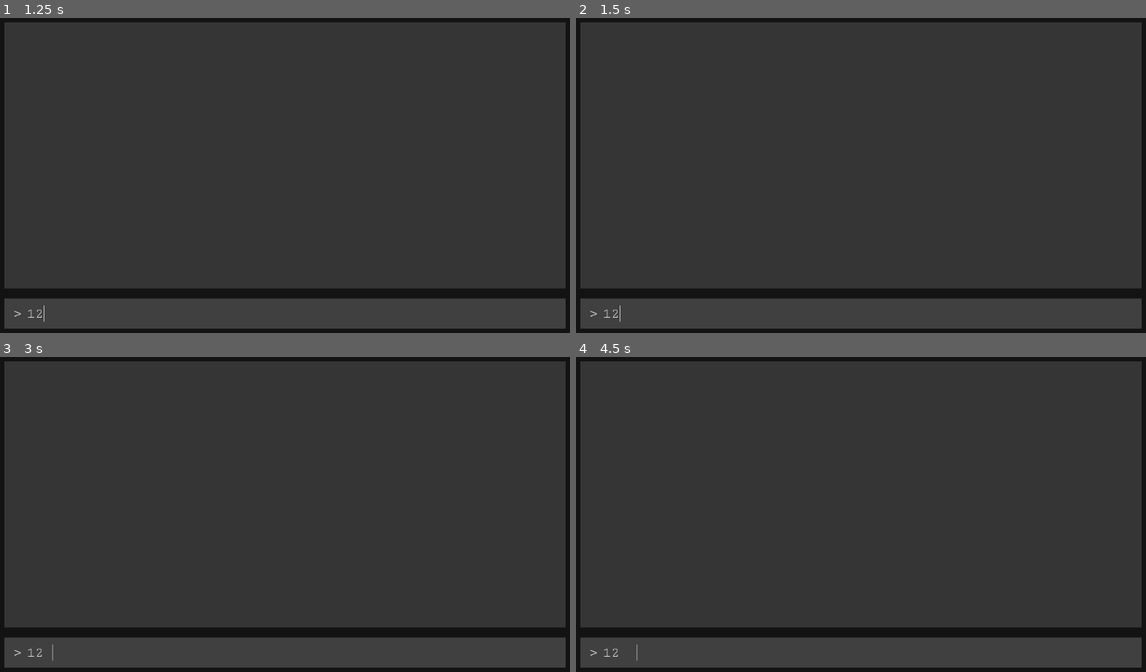
Above: before the commit, frames 1-4 (two rows, left to right).
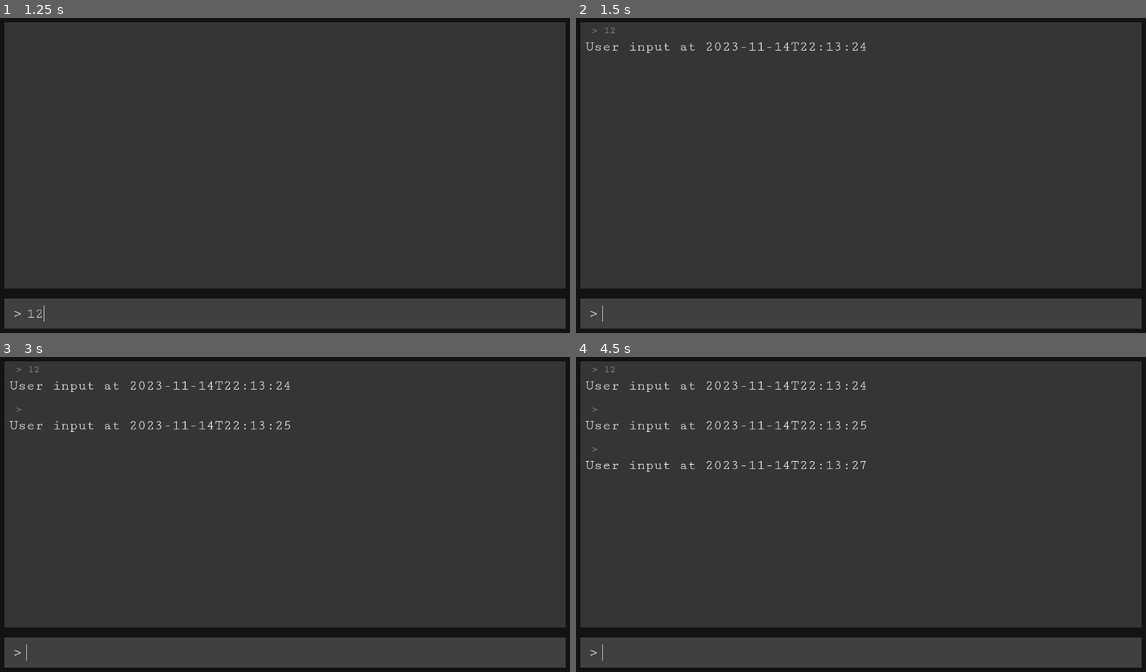
Above: after the commit, the same moments.

Repository: edwardc91/text_adventure_tutorial
Game: Godot game, scene res://main.tscn
The game is run twice, just before and just after one commit, with the same random seed, the same clock (stepped at 60 frames per second) and the same inputs.
Inputs (mouse positions are in pixels of both pictures, inside the frame that each line leads up to):
- Up to frame 1 (1.25 s): click (296, 314) at 0.52 s; type "12" at 0.6 s
- Up to frame 2 (1.5 s): tap Enter at 1.25 s
- Up to frame 3 (3 s): tap Space at 2 s; tap Enter at 2.75 s
- Up to frame 4 (4.5 s): tap Space at 3.5 s; tap Enter at 4.25 s

Frame 1 is identical in both runs. In frame 2, 0.4% of the frame differs, in the area x 1-51%, y 3-97%; in frame 3, 0.7%; in frame 4, 1.0%.

Commit message:
Added input label on game info, game info scroll

Diff:
--- a/Input.gd
+++ /dev/null
@@ -1,4 +0,0 @@
-extends LineEdit
-
-func _ready() -> void:
-	grab_focus()
--- /dev/null
+++ b/components/ui/Input.gd
@@ -0,0 +1,9 @@
+extends LineEdit
+
+
+func _ready() -> void:
+	grab_focus()
+
+
+func _on_text_submitted(new_text: String) -> void:
+	clear()
--- /dev/null
+++ b/components/ui/input_response.gd
@@ -0,0 +1,5 @@
+extends VBoxContainer
+
+func update_texts(input: String, response: String) -> void:
+	%PlayerInput.set_text(" > " + input)
+	%Response.set_text(response)
--- /dev/null
+++ b/components/ui/input_response.tscn
@@ -0,0 +1,22 @@
+[gd_scene load_steps=3 format=3 uid="uid://boysug2ajyjca"]
+
+[ext_resource type="Script" path="res://components/ui/input_response.gd" id="1_jr3rk"]
+[ext_resource type="FontFile" uid="uid://djlirv204gvvk" path="res://assets/fonts/CutiveMono-Regular.ttf" id="2_dwgd3"]
+
+[node name="InputResponse" type="VBoxContainer"]
+script = ExtResource("1_jr3rk")
+
+[node name="PlayerInput" type="Label" parent="."]
+unique_name_in_owner = true
+layout_mode = 2
+theme_override_colors/font_color = Color(0.65098, 0.65098, 0.65098, 1)
+theme_override_fonts/font = ExtResource("2_dwgd3")
+theme_override_font_sizes/font_size = 20
+text = "> player input"
+
+[node name="Response" type="Label" parent="."]
+unique_name_in_owner = true
+layout_mode = 2
+theme_override_fonts/font = ExtResource("2_dwgd3")
+theme_override_font_sizes/font_size = 28
+text = "Game response here"
--- /dev/null
+++ b/main.gd
@@ -0,0 +1,28 @@
+extends Control
+
+@export var input_response_scene: PackedScene = preload("res://components/ui/input_response.tscn")
+
+@onready var _history_rows: VBoxContainer = %HistoryRows
+@onready var _history_scroll: ScrollContainer = %HistoryScrollContainer
+@onready var _history_scrollbar: VScrollBar = _history_scroll.get_v_scroll_bar()
+
+
+func _ready() -> void:
+	_history_scrollbar.changed.connect(_on__history_scroll_changed)
+
+
+func _process(delta: float) -> void:
+	pass
+
+
+func _on__history_scroll_changed() -> void:
+	_history_scroll.set_v_scroll(_history_scrollbar.max_value)
+
+
+func _on_input_text_submitted(new_text: String) -> void:
+	if not new_text.is_empty():
+		var new_input_response = input_response_scene.instantiate()
+		new_input_response.update_texts(
+			new_text, "User input at " + Time.get_datetime_string_from_system()
+		)
+		_history_rows.add_child(new_input_response)
--- a/main.tscn
+++ b/main.tscn
@@ -1,7 +1,8 @@
-[gd_scene load_steps=8 format=3 uid="uid://dickmj7cq3d68"]
+[gd_scene load_steps=9 format=3 uid="uid://dickmj7cq3d68"]
 
+[ext_resource type="Script" path="res://main.gd" id="1_3ltkm"]
 [ext_resource type="FontFile" uid="uid://djlirv204gvvk" path="res://assets/fonts/CutiveMono-Regular.ttf" id="1_gm0px"]
-[ext_resource type="Script" path="res://Input.gd" id="1_ufa6h"]
+[ext_resource type="Script" path="res://components/ui/Input.gd" id="3_vm72w"]
 
 [sub_resource type="StyleBoxFlat" id="StyleBoxFlat_ocxkw"]
 bg_color = Color(0.0745098, 0.0745098, 0.0745098, 1)
@@ -23,6 +24,7 @@
 anchor_bottom = 1.0
 grow_horizontal = 2
 grow_vertical = 2
+script = ExtResource("1_3ltkm")
 
 [node name="Background" type="PanelContainer" parent="."]
 layout_mode = 1
@@ -49,6 +51,22 @@
 size_flags_vertical = 3
 theme_override_styles/panel = SubResource("StyleBoxFlat_8ewju")
 
+[node name="HistoryMargin" type="MarginContainer" parent="Background/MarginContainer/Rows/GameInfo"]
+layout_mode = 2
+size_flags_vertical = 3
+theme_override_constants/margin_left = 10
+theme_override_constants/margin_top = 5
+theme_override_constants/margin_right = 10
+
+[node name="HistoryScrollContainer" type="ScrollContainer" parent="Background/MarginContainer/Rows/GameInfo/HistoryMargin"]
+unique_name_in_owner = true
+layout_mode = 2
+
+[node name="HistoryRows" type="VBoxContainer" parent="Background/MarginContainer/Rows/GameInfo/HistoryMargin/HistoryScrollContainer"]
+unique_name_in_owner = true
+layout_mode = 2
+theme_override_constants/separation = 20
+
 [node name="InputArea" type="PanelContainer" parent="Background/MarginContainer/Rows"]
 custom_minimum_size = Vector2(0, 60)
 layout_mode = 2
@@ -72,4 +90,7 @@
 theme_override_styles/normal = SubResource("StyleBoxEmpty_m5a35")
 theme_override_styles/focus = SubResource("StyleBoxEmpty_ch1s8")
 max_length = 48
-script = ExtResource("1_ufa6h")
+script = ExtResource("3_vm72w")
+
+[connection signal="text_submitted" from="Background/MarginContainer/Rows/InputArea/Columns/Input" to="." method="_on_input_text_submitted"]
+[connection signal="text_submitted" from="Background/MarginContainer/Rows/InputArea/Columns/Input" to="Background/MarginContainer/Rows/InputArea/Columns/Input" method="_on_text_submitted"]
Not shown, changed: .gitignore
